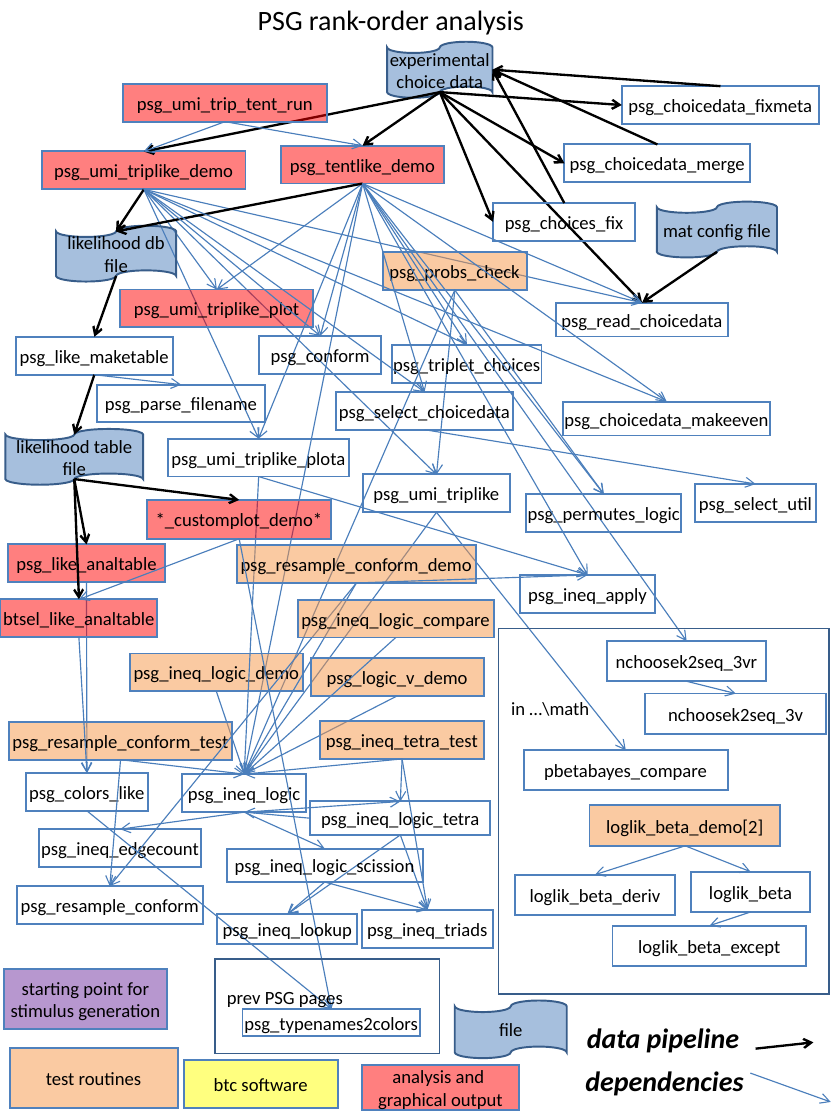
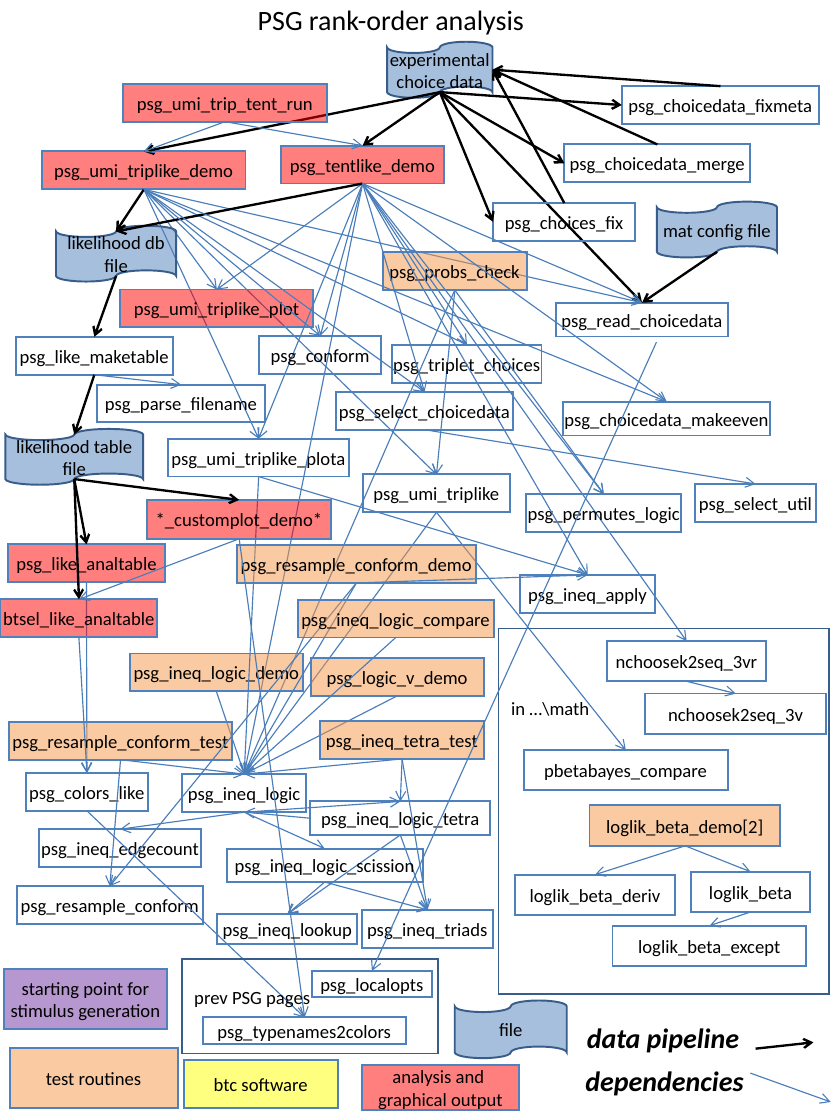
Before and after one commit to jvlab/perceptual_space_geometry, a slide deck: slide 5 of psg-code/psg_howto.ppt. Drawn at 840x1120 pixels with LibreOffice and Linux fonts; fonts in the diff are those of the drawing. Boxes give left, top, right and bottom in pixels: in the first picture for what was removed or moved away, otherwise in the second. Text is boxed around its words. In the diff, an @@ line names an element or a change of style, - is before the commit and + after.

```diff
--- a/psg-code/psg_howto.ppt
+++ b/psg-code/psg_howto.ppt
@@ arrow added from (656, 343) to (372, 971), #4A7EBB 0.74 pt @@
@@ arrow moved from (240, 539) - (332, 1009) to (240, 539) - (305, 1017) @@
@@ arrow moved from (87, 811) - (332, 1009) to (87, 811) - (305, 1017) @@
@@ rectangle: place and size @@
-rectangle at [215,959,440,1054]
+rectangle at [183,959,439,1054]
@@ text "prev PSG pages": place and size @@
-text "prev PSG pages" at [227,989,343,1010]
+text "prev PSG pages" at [194,989,310,1010]
@@ rectangle added at [312,971,432,998], outline #4F81BD 1.25 pt, 12 pt, text #000000 @@
+psg_localopts
@@ rectangle "psg_typenames2colors": place and size @@
-rectangle "psg_typenames2colors" at [242,1009,420,1036]
+rectangle "psg_typenames2colors" at [203,1017,405,1044]
```
Also in this commit, not shown: 1 other slide changed, 4 other files.
